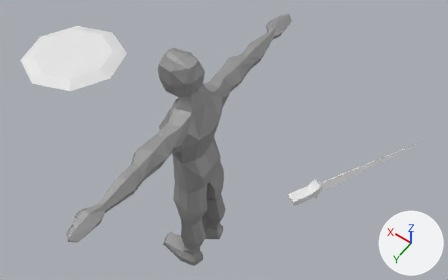
Before and after pictures for a commit that changed the FBX model Sandtree/Game/Sandtree/Assets/Models/FBX/Player.fbx.
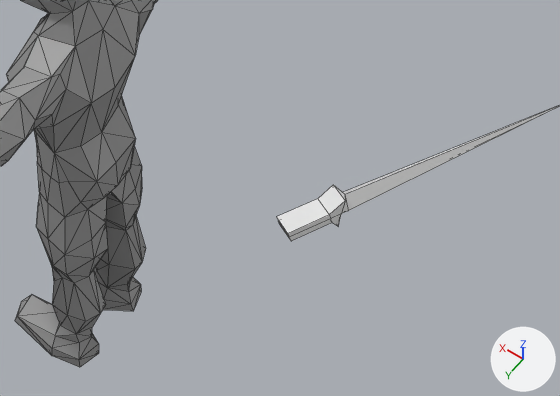
There are two pictures of each version: one whole from a 50 mm lens placed at (-0.0149, 0.0168, 0.04), pointed at (-0.0014, -0.0021, 0.0103), one close up on the part from 35% to 94% of the width and 32% to 100% of the height. The lights are fixed; the arrows at lower right show +X, +Y and +Z. The close-ups show mesh edges as thin lines. Where no turn or scale is listed for an object, it has been applied to the vertices.

In view in the first close-up: 'BaseSwordObj', 'Mesh'.
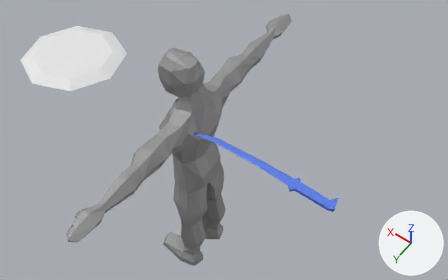
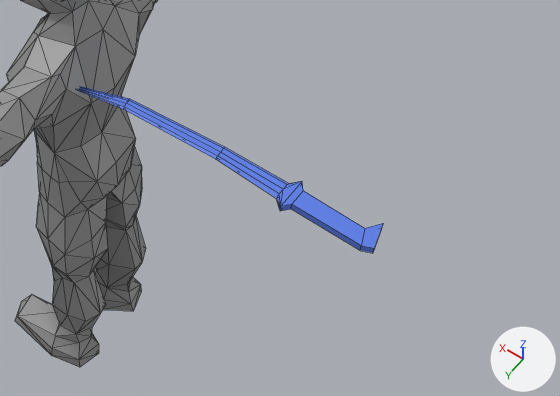
The change in detail:
Material 'ImportMaterial_001' (mat_importmaterial_001) is new.
Its base color is (0.102, 0.204, 0.8) (blue #5a7de7).
Mesh me_cube is new.
It has 41 vertices, 49 faces and spans x -0.00143..0.00776, y -0.00059..0.00044, z -0.00011..0.00011.
It uses material mat_importmaterial_001 (blue #5a7de7).
Object 'BaseSwordObj' (ob_baseswordobj) is deleted.
Object 'Cube' (ob_cube) is new; it shows me_cube.
Its location is (-0.00867, 0.0009, 0.01451).

Pixel boxes [x1, y1, x2, y2] of what changed, in the close-ups (560 x 396 px):
'Cube', added (blue)
    after: [78, 86, 383, 253]
'BaseSwordObj', deleted
    before: [277, 105, 560, 241]
